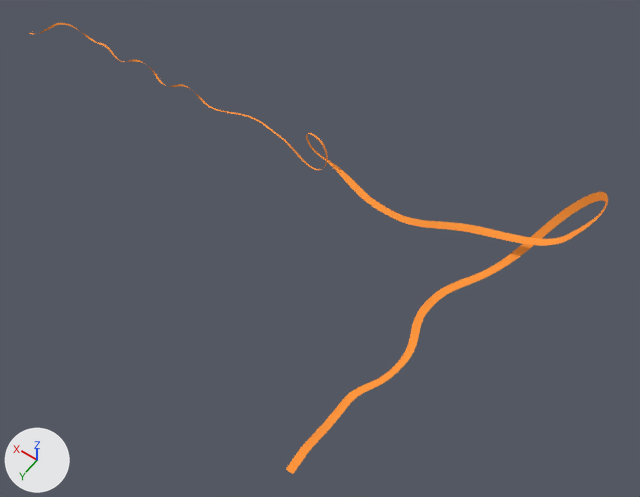
The glTF model Project/area/4 levitated ruin/act 1/environment/model/SkyRoad05.gltf: old version first, new version second.
Before and after are seen from a camera (50 mm lens) standing at (148.0, 1332.0, 321.0) and looking at (300.0, 1118.0, -15.0). The axes (+X, +Y, +Z) are drawn at lower left. The lights are the same throughout. Vertices at the same position are counted once.

In view in the first picture: 'SkyRoad05'.
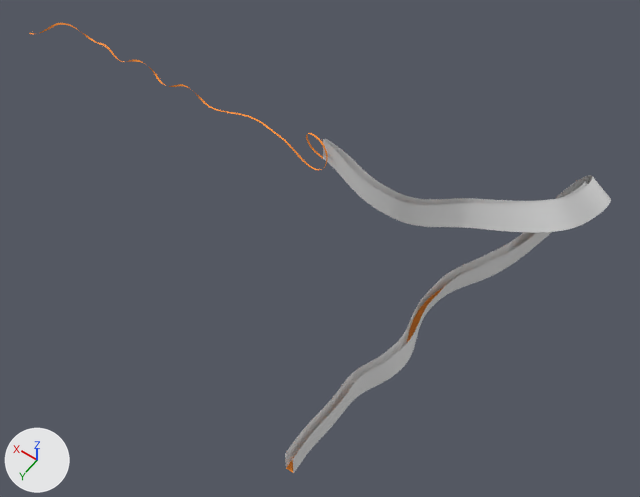
Changed parts and their boxes [x1, y1, x2, y2] in the pictures (640 x 497 px; the box of a moved part takes in the faces that stretch with it):
'SkyRoadWall05', added
    after: [285, 139, 611, 473]
'SkyRoad05', reshaped
    before: [29, 23, 608, 474]
    after: [29, 23, 443, 473]
part 1 of me_skyroad05, moved or reshaped
    before: [286, 192, 608, 474]
    after: [292, 288, 443, 461]

The change, as a diff of the scene's bpy script:
```diff
--- a/Project/area/4 levitated ruin/act 1/environment/model/SkyRoad05.gltf.py
+++ b/Project/area/4 levitated ruin/act 1/environment/model/SkyRoad05.gltf.py
@@ me_skyroad05 @@
 # used by ob_skyroad05; location = (0.0, 0.0, 0.0)
-me_skyroad05.from_pydata(...)  # 1254 vertices, 1252 faces; spans x 193.0..489.0, y 1043.0..1211.0, z -38.0..29.0
+me_skyroad05.from_pydata(...)  # 1256 vertices, 1254 faces; spans x 193.0..489.0, y 1041.0..1210.0, z -38.0..29.0
+# me_skyroad05 part 1: 84 vertices moved from x 228.0..263.0, y 1068.0..1160.0, z -36.0..-5.0 to x 228.0..263.0, y 1068.0..1160.0, z -36.0..-4.0; 328 vertices removed from x 193.0..264.0, y 1043.0..1211.0, z -38.0..26.0; 330 vertices added at x 193.0..264.0, y 1041.0..1205.0, z -38.0..27.0
 me_skyroad05.materials.append(mat_sky_road)
@@ me_skyroadwall05 @@
+me_skyroadwall05.from_pydata(...)  # 1520 vertices, 1516 faces; spans x 193.0..329.0, y 1041.0..1210.0, z -38.0..36.0
@@ ob_skyroadwall05 @@
+ob_skyroadwall05 = bpy.data.objects.new('SkyRoadWall05', me_skyroadwall05)
+ob_skyroadwall05.location = (0.0, 0.0, 0.0)
```
